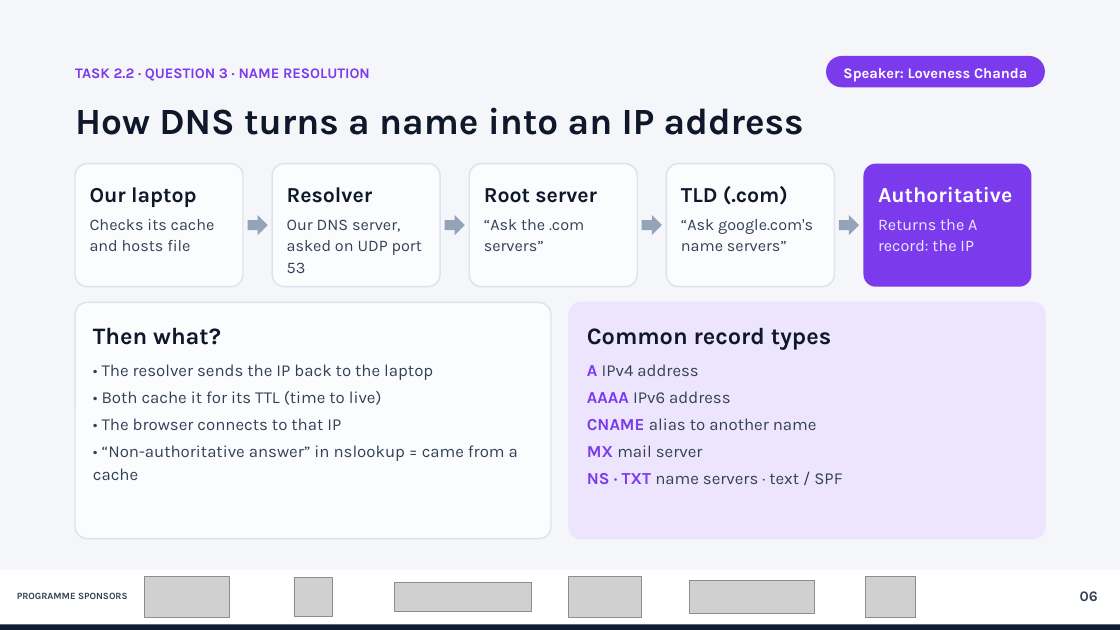
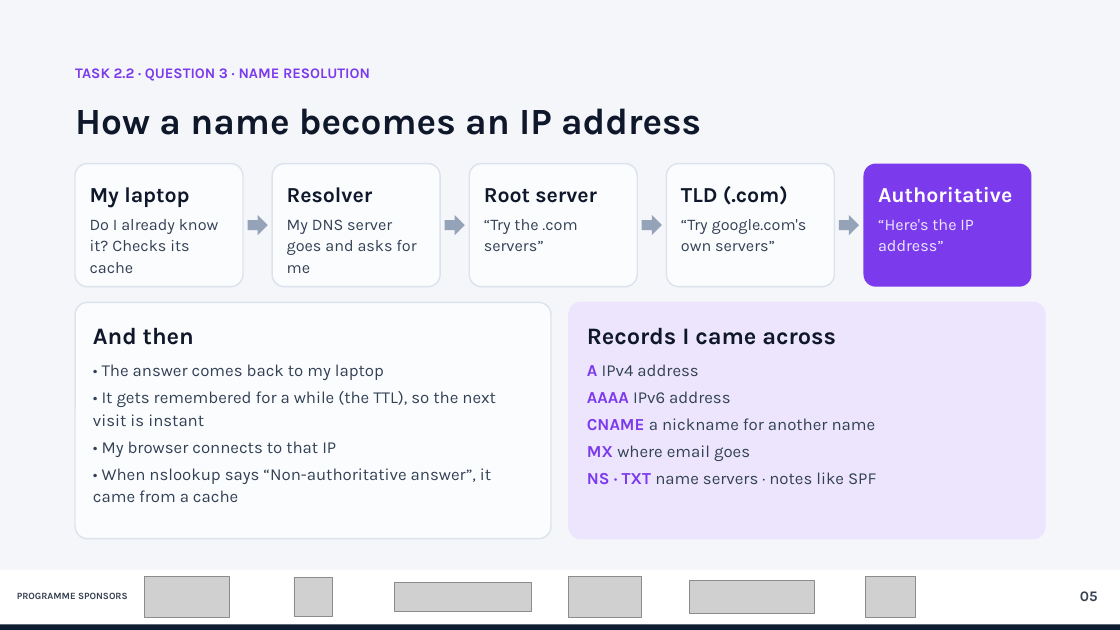
Before and after one commit to wakalala-droid/LightRays, a slide deck: slide 5 of group3-network-identity/Group3_Network_Identity_DNS_Redesign.pptx (slide 6 before the commit). Drawn at 1120x630 pixels with LibreOffice and Linux fonts; fonts in the diff are those of the drawing; grey boxes stand for pictures. Boxes give left, top, right and bottom in pixels: in the first picture for what was removed or moved away, otherwise in the second. Text is boxed around its words. In the diff, an @@ line names an element or a change of style, - is before the commit and + after.

```diff
--- a/group3-network-identity/Group3_Network_Identity_DNS_Redesign.pptx
+++ b/group3-network-identity/Group3_Network_Identity_DNS_Redesign.pptx
@@ rounded rectangle removed at bbox=[826, 56, 1045, 87] @@
-Speaker: Loveness Chanda
@@ text at bbox=[75, 108, 701, 135]: text changed @@
-How DNS turns a name into an IP address
+How a name becomes an IP address
@@ text at bbox=[90, 187, 189, 208]: text changed @@
-Our laptop
+My laptop
@@ text at bbox=[90, 219, 219, 273]: text changed @@
-Checks its cache and hosts file
+Do I already know it? Checks its cache
@@ text at bbox=[287, 219, 416, 273]: text changed @@
-Our DNS server, asked on UDP port 53
+My DNS server goes and asks for me
@@ text at bbox=[484, 219, 577, 251]: text changed @@
-“Ask the .com servers”
+“Try the .com servers”
@@ text at bbox=[681, 219, 807, 251]: text changed @@
-“Ask google.com's name servers”
+“Try google.com's own servers”
@@ text at bbox=[878, 219, 973, 251]: text changed @@
-Returns the A record: the IP
+“Here's the IP address”
@@ text at bbox=[93, 327, 194, 345]: text changed @@
-Then what?
+And then
@@ text at bbox=[587, 327, 836, 345]: text changed @@
-Common record types
+Records I came across
@@ text at bbox=[93, 364, 496, 502]: text changed @@
-• The resolver sends the IP back to the laptop
-• Both cache it for its TTL (time to live)
-• The browser connects to that IP
-• “Non-authoritative answer” in nslookup = came from a cache
+• The answer comes back to my laptop
+• It gets remembered for a while (the TTL), so the next visit is instant
+• My browser connects to that IP
+• When nslookup says “Non-authoritative answer”, it came from a cache
@@ text at bbox=[587, 445, 876, 484]: text changed @@
-CNAME alias to another name
-MX mail server
-NS · TXT name servers · text / SPF
+CNAME a nickname for another name
+MX where email goes
+NS · TXT name servers · notes like SPF
```
Also in this commit, not shown: 6 other slides changed, 1 slide added, 2 slides removed, 2 other files.
